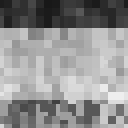
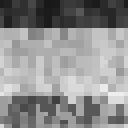
Before/after of a 128 × 128 layered artwork. What changed in the layer stack:
painted on "레이어 1" over (x1=0, y1=96, x2=128, y2=124)
